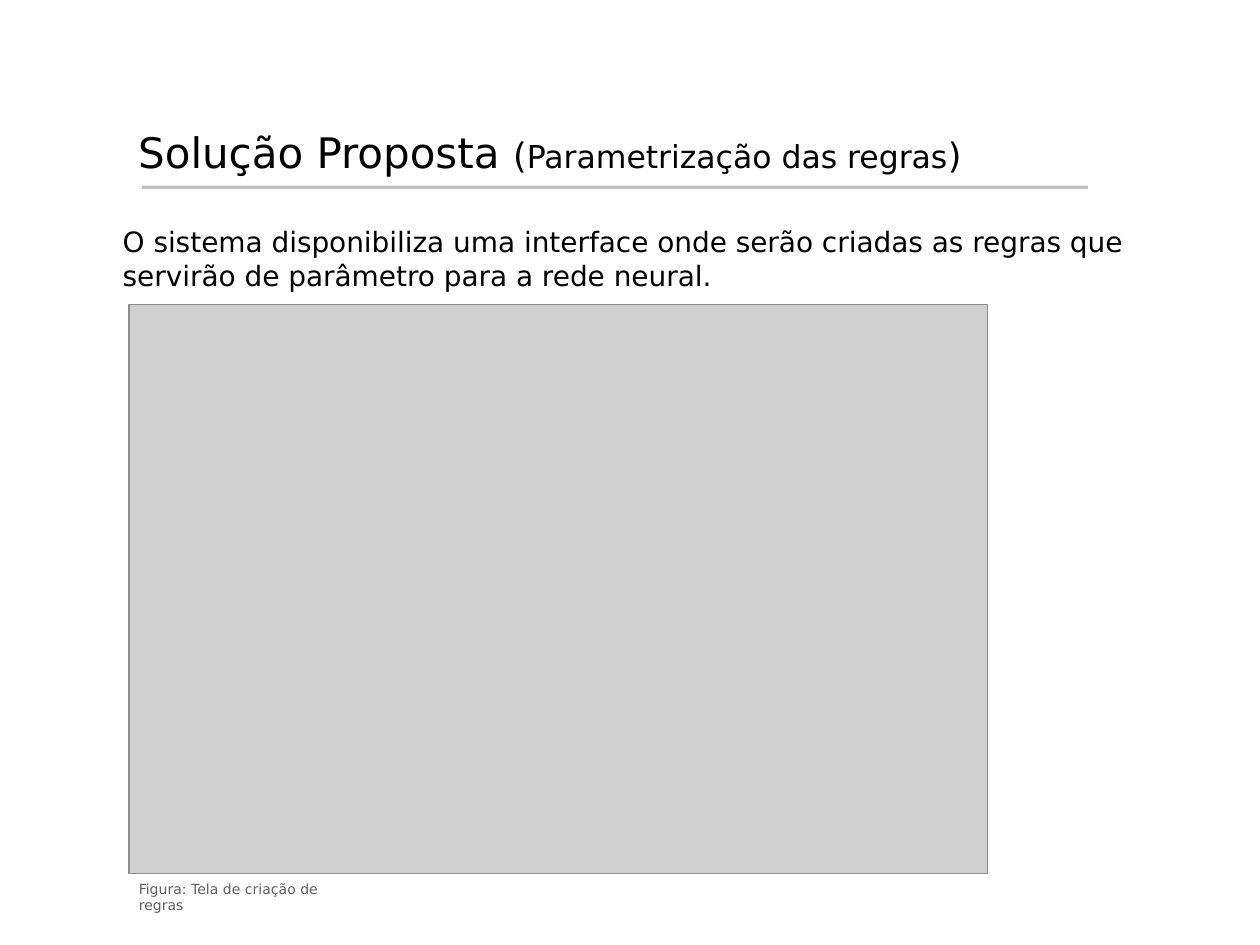
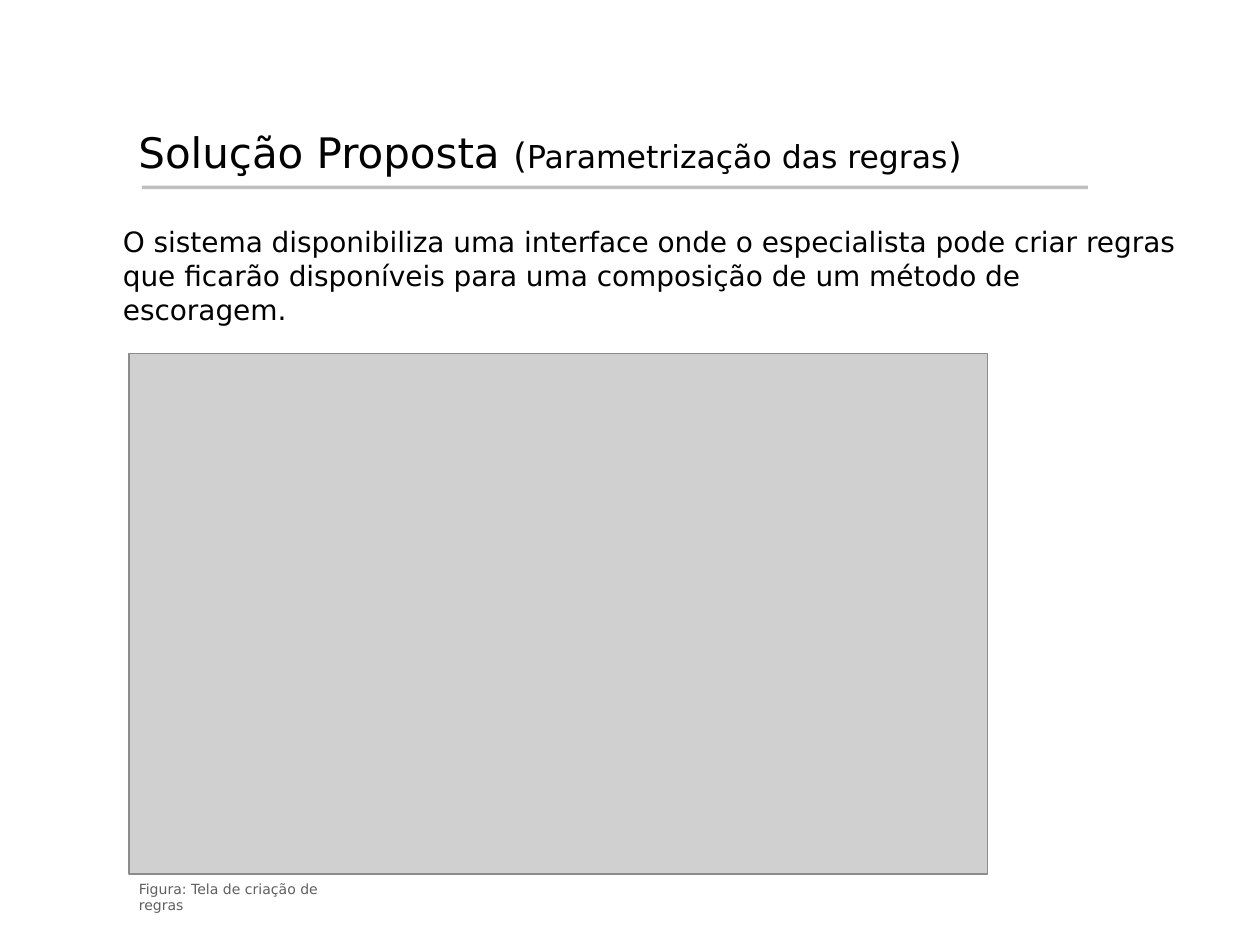
Before and after one commit to rcabral/creditanalyst, a slide deck: slide 11 of Apresentacao_Hermes/Apresentacao_Hermes.ppt (slide 12 before the commit). Drawn at 1260x945 pixels with LibreOffice and Linux fonts; fonts in the diff are those of the drawing; grey boxes stand for pictures; background and template pictures are left out. Boxes give left, top, right and bottom in pixels: in the first picture for what was removed or moved away, otherwise in the second. Text is boxed around its words. In the diff, an @@ line names an element or a change of style, - is before the commit and + after.

```diff
--- a/Apresentacao_Hermes/Apresentacao_Hermes.ppt
+++ b/Apresentacao_Hermes/Apresentacao_Hermes.ppt
@@ text at bbox=[123, 230, 1175, 326]: text changed @@
-O sistema disponibiliza uma interface onde serão criadas as regras que servirão de parâmetro para a rede neural.
+O sistema disponibiliza uma interface onde o especialista pode criar regras que ficarão disponíveis para uma composição de um método de escoragem.
@@ picture: place and size @@
-picture at bbox=[129, 305, 987, 874]
+picture at bbox=[129, 354, 987, 874]
```
Also in this commit, not shown: 11 other slides changed, 2 slides added, 2 slides removed.
